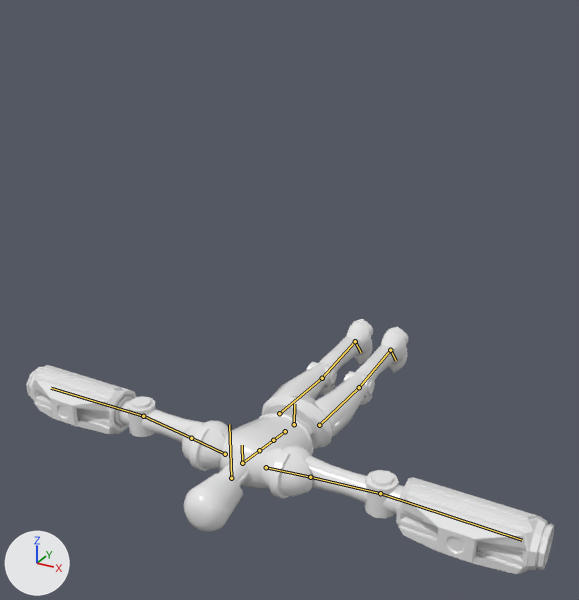
Before and after pictures for a commit that changed the FBX model Assets/Animations/Gunner/Gunner_Idle.fbx.
The view is the same before and after, from a camera (50 mm lens) standing at (3.6, -9.01, 4.81) and looking at (-0.25, -2.02, 1.32). The axes (+X, +Y, +Z) are drawn at lower left. The lights are the same throughout. The bones that change are drawn over the model as lines.

Objects in the first picture: 'Chest', 'Head', 'Left_Hand', 'Left_Leg', 'Neck', 'Pelvis', 'Right_Hand', 'Right_Leg', 'Spine'.
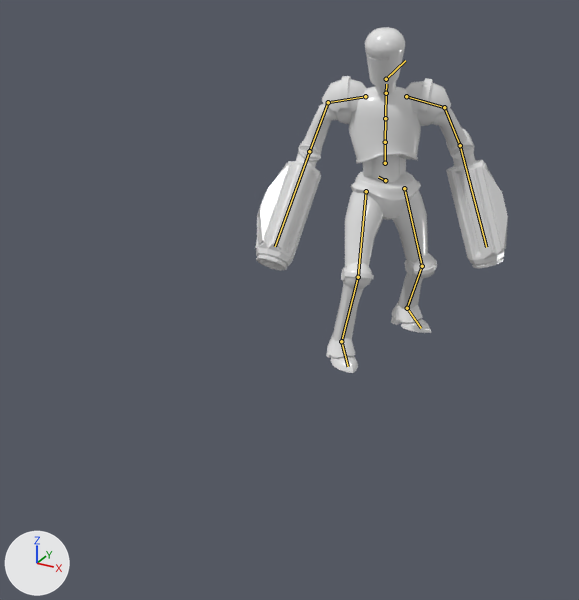
The newer file adds an action. The first version stands in its rest pose; the second is drawn at frame 24 of the action 'Armature|mixamo.com'.

The change in detail:
Bone 'mixamorig:Hips' (bone_mixamorig_hips) moves from (0.0, 0.0, 0.0) to (-2.0, 218.0, -237.0).
Bone 'mixamorig:Hips' (bone_mixamorig_hips) turns from (0, 0, 0) to (-95, 43, 0) degrees about its own x, y and z.
Bone 'mixamorig:Spine' (bone_mixamorig_spine) turns from (0, 0, 0) to (5, -5, 0) degrees about its own x, y and z.
Bone 'mixamorig:Spine1' (bone_mixamorig_spine1) turns from (0, 0, 0) to (11, -9, 0) degrees about its own x, y and z.
Bone 'mixamorig:Spine2' (bone_mixamorig_spine2) turns from (0, 0, 0) to (11, -9, 0) degrees about its own x, y and z.
Bone 'mixamorig:Neck' (bone_mixamorig_neck) turns from (0, 0, 0) to (-2, 0, 1) degrees about its own x, y and z.
Bone 'mixamorig:Head' (bone_mixamorig_head) turns from (0, 0, 0) to (-6, -1, -20) degrees about its own x, y and z.
Bone 'mixamorig:LeftShoulder' (bone_mixamorig_leftshoulder) turns from (0, 0, 0) to (6, 3, 6) degrees about its own x, y and z.
Bone 'mixamorig:LeftArm' (bone_mixamorig_leftarm) turns from (0, 0, 0) to (53, 4, -29) degrees about its own x, y and z.
Bone 'mixamorig:LeftForeArm' (bone_mixamorig_leftforearm) turns from (0, 0, 0) to (19, -9, 39) degrees about its own x, y and z.
Bone 'mixamorig:RightShoulder' (bone_mixamorig_rightshoulder) turns from (0, 0, 0) to (3, -1, 2) degrees about its own x, y and z.
Bone 'mixamorig:RightArm' (bone_mixamorig_rightarm) turns from (0, 0, 0) to (61, 9, 6) degrees about its own x, y and z.
Bone 'mixamorig:RightForeArm' (bone_mixamorig_rightforearm) turns from (0, 0, 0) to (14, 1, -47) degrees about its own x, y and z.
Bone 'mixamorig:LeftUpLeg' (bone_mixamorig_leftupleg) turns from (0, 0, 0) to (-4, -13, 16) degrees about its own x, y and z.
Bone 'mixamorig:LeftLeg' (bone_mixamorig_leftleg) turns from (0, 0, 0) to (-30, -8, 4) degrees about its own x, y and z.
Bone 'mixamorig:LeftFoot' (bone_mixamorig_leftfoot) turns from (0, 0, 0) to (24, -12, -14) degrees about its own x, y and z.
Bone 'mixamorig:RightUpLeg' (bone_mixamorig_rightupleg) turns from (0, 0, 0) to (21, 11, -10) degrees about its own x, y and z.
Bone 'mixamorig:RightLeg' (bone_mixamorig_rightleg) turns from (0, 0, 0) to (-33, -13, 7) degrees about its own x, y and z.
Bone 'mixamorig:RightFoot' (bone_mixamorig_rightfoot) turns from (0, 0, 0) to (7, 5, 5) degrees about its own x, y and z.

Pixel boxes [x1, y1, x2, y2] of what changed, in the pictures (579 x 600 px):
'Left_Hand', posed (65% narrower, 47% taller)
    before: [260, 445, 554, 574]
    after: [406, 78, 508, 268]
'Right_Hand', posed (46% narrower, 83% taller)
    before: [26, 365, 231, 471]
    after: [255, 76, 366, 271]
'Chest', posed (25% narrower)
    before: [218, 413, 314, 489]
    after: [349, 87, 421, 163]
'Right_Leg', posed
    before: [272, 319, 373, 399]
    after: [326, 191, 383, 373]
'Left_Leg', posed (50% narrower, 30% taller)
    before: [315, 327, 408, 437]
    after: [391, 190, 437, 333]
'Head', posed (32% narrower)
    before: [184, 474, 243, 532]
    after: [365, 27, 405, 87]
'Pelvis', posed (9% shorter)
    before: [261, 396, 333, 449]
    after: [351, 172, 421, 220]
'Spine', posed
    before: [284, 413, 313, 435]
    after: [363, 155, 406, 182]
'Neck', posed
    before: [218, 458, 249, 486]
    after: [375, 81, 396, 94]
bone 'mixamorig:Hips', root to tip
    before: (294, 424) to (294, 404)
    after: (385, 180) to (378, 177)
bone 'mixamorig:Spine', root to tip
    before: (285, 431) to (273, 440)
    after: (385, 163) to (385, 142)
bone 'mixamorig:Spine1', root to tip
    before: (273, 440) to (259, 450)
    after: (385, 142) to (385, 118)
bone 'mixamorig:Spine2', root to tip
    before: (259, 450) to (241, 464)
    after: (385, 118) to (386, 90)
bone 'mixamorig:Neck', root to tip
    before: (242, 463) to (242, 445)
    after: (386, 93) to (386, 84)
bone 'mixamorig:Head', root to tip
    before: (231, 478) to (229, 424)
    after: (386, 79) to (405, 60)
bone 'mixamorig:LeftShoulder', root to tip
    before: (266, 467) to (310, 477)
    after: (406, 96) to (444, 107)
bone 'mixamorig:LeftArm', root to tip
    before: (310, 477) to (380, 493)
    after: (444, 107) to (460, 145)
bone 'mixamorig:LeftForeArm', root to tip
    before: (380, 493) to (522, 540)
    after: (460, 145) to (486, 247)
bone 'mixamorig:RightShoulder', root to tip
    before: (225, 454) to (191, 438)
    after: (365, 96) to (328, 102)
bone 'mixamorig:RightArm', root to tip
    before: (191, 438) to (143, 416)
    after: (328, 102) to (309, 151)
bone 'mixamorig:RightForeArm', root to tip
    before: (143, 416) to (51, 388)
    after: (309, 151) to (275, 246)
bone 'mixamorig:LeftUpLeg', root to tip
    before: (319, 425) to (359, 387)
    after: (404, 188) to (422, 266)
bone 'mixamorig:LeftLeg', root to tip
    before: (359, 387) to (390, 350)
    after: (422, 266) to (407, 308)
bone 'mixamorig:LeftFoot', root to tip
    before: (390, 350) to (396, 360)
    after: (407, 308) to (421, 328)
bone 'mixamorig:RightUpLeg', root to tip
    before: (279, 413) to (322, 378)
    after: (366, 191) to (358, 277)
bone 'mixamorig:RightLeg', root to tip
    before: (322, 378) to (355, 341)
    after: (358, 277) to (341, 341)
bone 'mixamorig:RightFoot', root to tip
    before: (355, 341) to (361, 352)
    after: (341, 341) to (348, 366)
